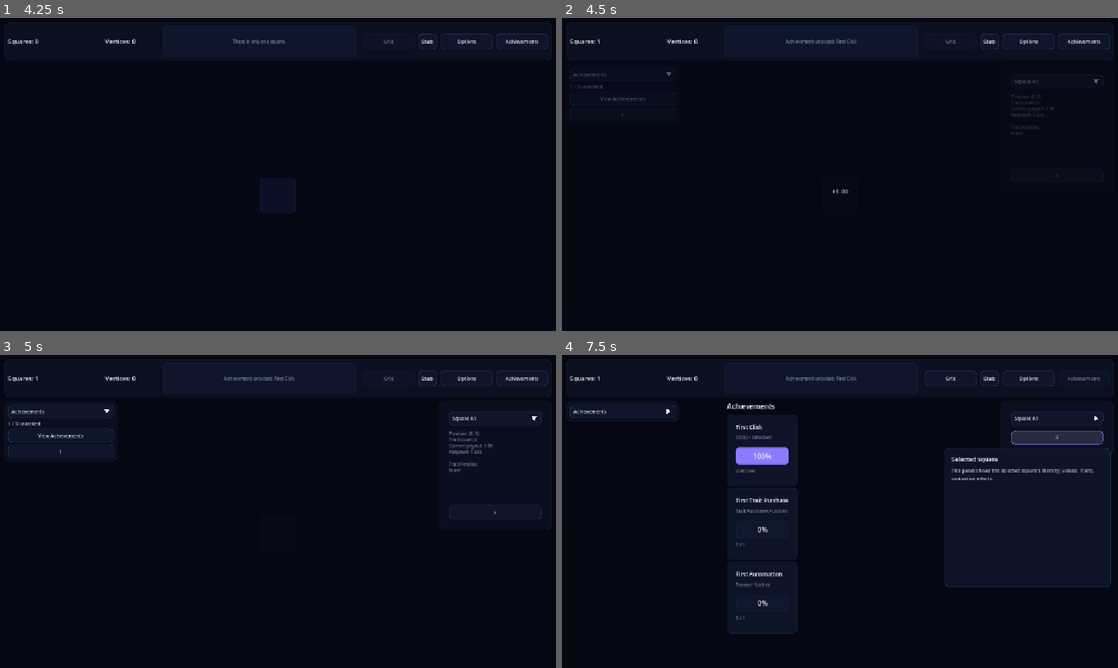
Above: before the commit, frames 1-4 (two rows, left to right).
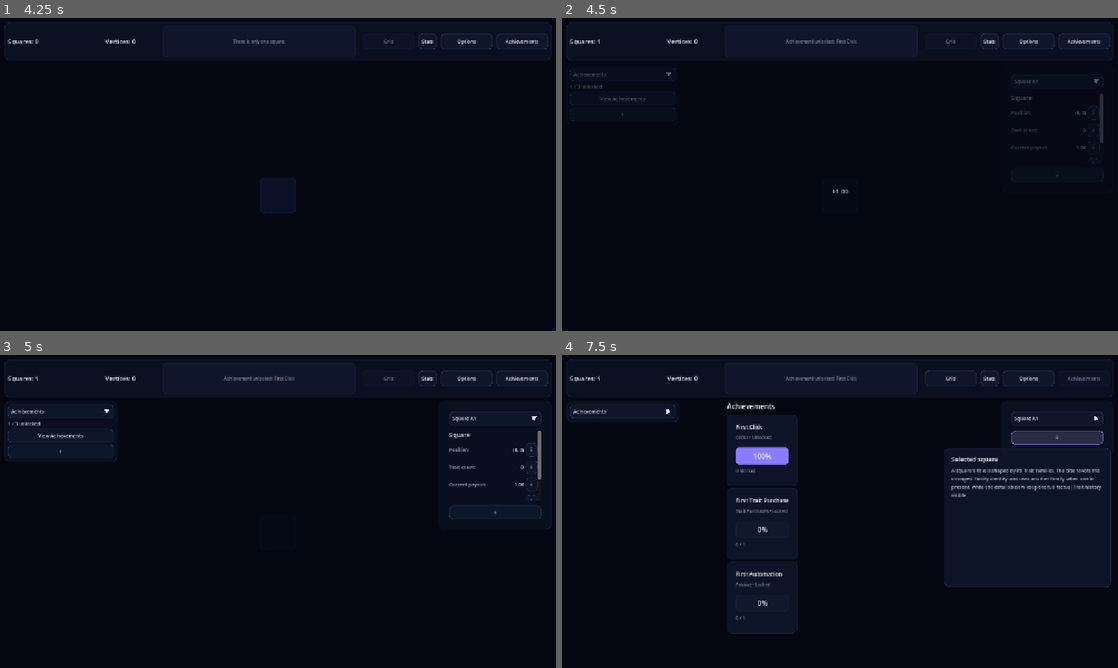
Above: after the commit, the same moments.

Repository: franciscoCapa27/Squared_2
Game: Godot game, scene res://scenes/main/Main.tscn
Two runs of this game, one before a commit and one after it. Both use one fixed random seed, a clock stepped at 60 frames per second and the inputs below.
Inputs (mouse positions are in pixels of both pictures, inside the frame that each line leads up to):
- Up to frame 1 (4.25 s): click "Stats" at 0.5 s; click "Options" at 1.25 s; click (200, 196) at 2.02 s; type "Alex" at 2.1 s; click (355, 196) at 2.25 s; type "Alex" at 2.33 s; click "Achievements" at 2.75 s; click "Grid" at 3.5 s
- Up to frame 2 (4.5 s): click (840, 196) at 4.25 s
- Up to frame 3 (5 s): no input
- Up to frame 4 (7.5 s): click "View Achievements" at 5 s; click "Achievements" at 5.75 s; click "Square A1" at 6.5 s; click "i" at 7.25 s

Frame 1 is identical in both runs. In frame 2, 0.3% of the frame differs, in the area x 80-98%, y 24-47%; in frame 3, 0.6%; in frame 4, 0.7%, in the area x 70-97%, y 36-46%.

Commit message:
feat(ui): add Square Details explanations (#179)
Add component-level contextual help for selected-square metrics and grouped Trait families while keeping the full inspection history visible.

Diff:
--- a/squared-2/scenes/main/Main.tscn
+++ b/squared-2/scenes/main/Main.tscn
@@ -784,19 +784,23 @@
 grow_horizontal = 0
 grow_vertical = 2
 
-[node name="SelectedSquareDetails" type="RichTextLabel" parent="RootMargin/MainVBox/BodyHBox/RightPanel/SquareDetailsPanel/SideMargin/SideVbox" unique_id=195294754]
+[node name="SelectedSquareDetails" type="ScrollContainer" parent="RootMargin/MainVBox/BodyHBox/RightPanel/SquareDetailsPanel/SideMargin/SideVbox" unique_id=195294754]
 unique_name_in_owner = true
 custom_minimum_size = Vector2(0, 160)
 layout_mode = 2
 size_flags_vertical = 3
-bbcode_enabled = true
-scroll_active = true
-text = "No square selected."
+horizontal_scroll_mode = 0
+
+[node name="SquareDetailsContent" type="VBoxContainer" parent="RootMargin/MainVBox/BodyHBox/RightPanel/SquareDetailsPanel/SideMargin/SideVbox/SelectedSquareDetails" unique_id=195294755]
+unique_name_in_owner = true
+layout_mode = 2
+size_flags_horizontal = 3
+theme_override_constants/separation = 8
 
 [node name="SelectedSquareHelp" parent="RootMargin/MainVBox/BodyHBox/RightPanel/SquareDetailsPanel/SideMargin/SideVbox" instance=ExtResource("10_contextual_help")]
 layout_mode = 2
 help_title = "Selected square"
-help_detail = "This panel shows the selected square's identity, values, Traits, and active effects."
+help_detail = "A square's title is shaped by its Trait families. The title favors the strongest family identity and uses another family when one is present, while the details below keep the full factual Trait history visible."
 
 [node name="RunUpgradesPanel" type="PanelContainer" parent="RootMargin/MainVBox/BodyHBox/RightPanel" unique_id=682771557]
 unique_name_in_owner = true
--- a/squared-2/scripts/ui/square_details_panel.gd
+++ b/squared-2/scripts/ui/square_details_panel.gd
@@ -1,28 +1,33 @@
 extends PanelContainer
 class_name SquareDetailsPanel
 
+const CONTEXTUAL_HELP_SCENE: PackedScene = preload("res://scenes/ui/ContextualHelp.tscn")
+
 @onready var selected_square_title: CollapsiblePanelHeader = %SelectedSquareTitle
-@onready var selected_square_details: RichTextLabel = %SelectedSquareDetails
+@onready var selected_square_details: ScrollContainer = %SelectedSquareDetails
+@onready var details_content: VBoxContainer = %SquareDetailsContent
 @onready var side_margin: MarginContainer = %RunUpgradesMargin
 @onready var side_v_box: VBoxContainer = %RunUpgradesVBox
 
-
 var selected_square_id: String = ""
+
 
 func _ready() -> void:
 	ThemeSystem.theme_changed.connect(_on_theme_changed)
 	_apply_theme()
+	clear()
+
 
 func _apply_theme() -> void:
 	add_theme_stylebox_override("panel", ThemeSystem.make_panel_style())
-
 	ThemeLayoutHelper.apply_margin(side_margin, "inner_margin")
 	ThemeLayoutHelper.apply_box_separation(side_v_box, "section_gap")
-	ThemeTextHelper.apply_detail_rich_text(selected_square_details)
 
 
 func _on_theme_changed() -> void:
 	_apply_theme()
+	refresh()
+
 
 func show_square(square_id: String) -> void:
 	selected_square_id = square_id
@@ -35,13 +40,12 @@
 		return
 
 	var square_data: SquareData = GameState.get_square(selected_square_id)
-
 	if square_data == null:
 		clear()
 		return
 
 	selected_square_title.set_title(square_data.display_name)
-	selected_square_details.text = _build_square_details_text(square_data)
+	_rebuild_details(square_data)
 
 
 func refresh_if_selected(square_id: String) -> void:
@@ -54,26 +58,128 @@
 func clear() -> void:
 	selected_square_id = ""
 	selected_square_title.set_title("No square selected")
-	selected_square_details.text = "Click a square to inspect it."
-
-
-func _build_square_details_text(square_data: SquareData) -> String:
-	var manual_payout: float = SquareCalculator.calculate_manual_payout(square_data)
-	var respawn_time: float = SquareCalculator.calculate_respawn_time(square_data)
-
-	return (
-		"Position: (%s, %s)\n" % [square_data.grid_x, square_data.grid_y]
-		+ "Trait count: %s\n" % NumberFormatter.integer_amount(square_data.get_trait_count())
-		+ "Current payout: %s\n" % NumberFormatter.amount(manual_payout)
-		+ "Respawn: %s\n\n" % NumberFormatter.seconds(respawn_time)
-		+ "Trait Families\n%s" % _build_family_summary_text(square_data)
-	)
-
-
-func _build_family_summary_text(square_data: SquareData) -> String:
-	if square_data.traits.is_empty():
-		return "None"
-
+	_rebuild_empty_details()
+
+
+func _rebuild_empty_details() -> void:
+	_clear_details_content()
+	var empty_label: Label = Label.new()
+	empty_label.text = "Click a square to inspect it."
+	empty_label.autowrap_mode = TextServer.AUTOWRAP_WORD_SMART
+	ThemeTextHelper.apply_body_label(empty_label)
+	details_content.add_child(empty_label)
+
+
+func _rebuild_details(square_data: SquareData) -> void:
+	_clear_details_content()
+	_add_section_title("Square")
+	_add_detail_row(
+		"Position",
+		"(%s, %s)" % [square_data.grid_x, square_data.grid_y],
+		"Square position",
+		"The selected square's coordinates on the current grid."
+	)
+	_add_detail_row(
+		"Trait count",
+		NumberFormatter.integer_amount(square_data.get_trait_count()),
+		"Trait count",
+		"The total number of Trait instances currently carried by this square."
+	)
+	_add_detail_row(
+		"Current payout",
+		NumberFormatter.amount(SquareCalculator.calculate_manual_payout(square_data)),
+		"Current payout",
+		"The Squares this square would produce from a manual click right now, after its current Traits and run effects."
+	)
+	_add_detail_row(
+		"Respawn",
+		NumberFormatter.seconds(SquareCalculator.calculate_respawn_time(square_data)),
+		"Respawn time",
+		"How long this square takes to return after a click. Traits and run effects can change this duration."
+	)
+
+	_add_section_title("Trait Families")
+	var family_groups: Array[Dictionary] = _get_family_groups(square_data)
+	if family_groups.is_empty():
+		var no_traits_label: Label = Label.new()
+		no_traits_label.text = "None"
+		ThemeTextHelper.apply_body_label(no_traits_label)
+		details_content.add_child(no_traits_label)
+		return
+
+	for family_info: Dictionary in family_groups:
+		_add_family_summary(family_info)
+
+
+func _clear_details_content() -> void:
+	for child: Node in details_content.get_children():
+		child.queue_free()
+
+
+func _add_section_title(title_text: String) -> void:
+	var section_title: Label = Label.new()
+	section_title.text = title_text
+	ThemeTextHelper.apply_panel_title(section_title)
+	details_content.add_child(section_title)
+
+
+func _add_detail_row(
+	label_text: String,
+	value_text: String,
+	help_title: String,
+	help_detail: String
+) -> void:
+	var row: HBoxContainer = HBoxContainer.new()
+	row.custom_minimum_size.y = 28.0
+	details_content.add_child(row)
+
+	var name_label: Label = Label.new()
+	name_label.text = "%s:" % label_text
+	name_label.vertical_alignment = VERTICAL_ALIGNMENT_CENTER
+	ThemeTextHelper.apply_body_label(name_label)
+	row.add_child(name_label)
+
+	var value_label: Label = Label.new()
+	value_label.text = value_text
+	value_label.horizontal_alignment = HORIZONTAL_ALIGNMENT_RIGHT
+	value_label.vertical_alignment = VERTICAL_ALIGNMENT_CENTER
+	value_label.size_flags_horizontal = Control.SIZE_EXPAND_FILL
+	ThemeTextHelper.apply_primary_label(value_label)
+	row.add_child(value_label)
+
+	var help_button: ContextualHelp = CONTEXTUAL_HELP_SCENE.instantiate() as ContextualHelp
+	help_button.help_title = help_title
+	help_button.help_detail = help_detail
+	row.add_child(help_button)
+
+
+func _add_family_summary(family_info: Dictionary) -> void:
+	var family_box: VBoxContainer = VBoxContainer.new()
+	ThemeLayoutHelper.apply_box_separation(family_box, "section_gap")
+	details_content.add_child(family_box)
+
+	var family_header: HBoxContainer = HBoxContainer.new()
+	family_box.add_child(family_header)
+
+	var family_label: Label = Label.new()
+	family_label.text = family_info["title"]
+	family_label.size_flags_horizontal = Control.SIZE_EXPAND_FILL
+	ThemeTextHelper.apply_body_label(family_label)
+	family_header.add_child(family_label)
+
+	var help_button: ContextualHelp = CONTEXTUAL_HELP_SCENE.instantiate() as ContextualHelp
+	help_button.help_title = family_info["title"]
+	help_button.help_detail = family_info["help_detail"]
+	family_header.add_child(help_button)
+
+	var effects_label: Label = Label.new()
+	effects_label.text = family_info["effects_text"]
+	effects_label.autowrap_mode = TextServer.AUTOWRAP_WORD_SMART
+	ThemeTextHelper.apply_detail_label(effects_label)
+	family_box.add_child(effects_label)
+
+
+func _get_family_groups(square_data: SquareData) -> Array[Dictionary]:
 	var family_groups: Dictionary = {}
 	for trait_iter: TraitInstance in square_data.traits:
 		if trait_iter == null or trait_iter.definition == null:
@@ -104,29 +210,32 @@
 		family_info["effects"] = effects
 		family_groups[family_key] = family_info
 
-	var lines: Array[String] = []
+	var result: Array[Dictionary] = []
 	for family_key: String in family_groups.keys():
 		var family_info: Dictionary = family_groups[family_key]
-		var rarity_name: String = TraitDefinition.rarity_name_from_value(
-			int(family_info["max_rarity"])
-		)
-		lines.append(
-			"%s %s (%s)" % [
-				family_info["display_name"],
-				_to_roman(int(family_info["count"])),
-				rarity_name
+		var title: String = "%s %s (%s)" % [
+			family_info["display_name"],
+			_to_roman(int(family_info["count"])),
+			TraitDefinition.rarity_name_from_value(int(family_info["max_rarity"]))
+		]
+		var effects: Array[String] = family_info["effects"] as Array[String]
+		var effects_text: String = "No active effects."
+		if not effects.is_empty():
+			var effect_lines: Array[String] = []
+			for effect_line: String in effects:
+				effect_lines.append("• %s" % effect_line)
+			effects_text = "\n".join(effect_lines)
+
+		result.append({
+			"title": title,
+			"effects_text": effects_text,
+			"help_detail": "This family contains %s Trait instance(s). The Roman rank shows the family stack count; the rarity is the highest rarity currently present.\n\nEffects:\n%s" % [
+				NumberFormatter.integer_amount(int(family_info["count"])),
+				effects_text
 			]
-		)
-
-		var effects: Array[String] = family_info["effects"] as Array[String]
-		if effects.is_empty():
-			lines.append("  No active effects.")
-			continue
-
-		for effect_line: String in effects:
-			lines.append("  %s" % effect_line)
-
-	return "\n".join(lines)
+		})
+
+	return result
 
 
 func _get_family_display_name(trait_iter: TraitInstance) -> String:
